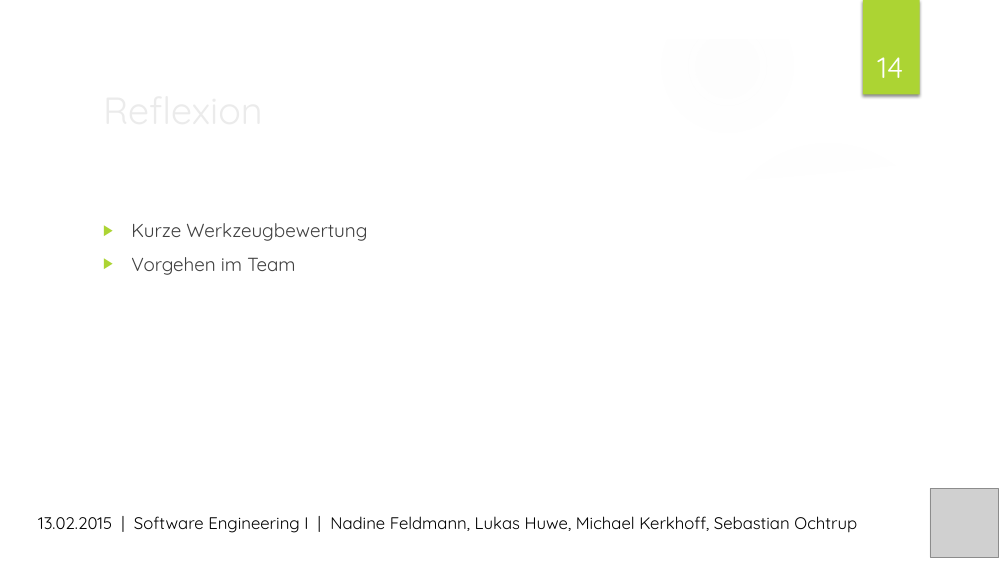
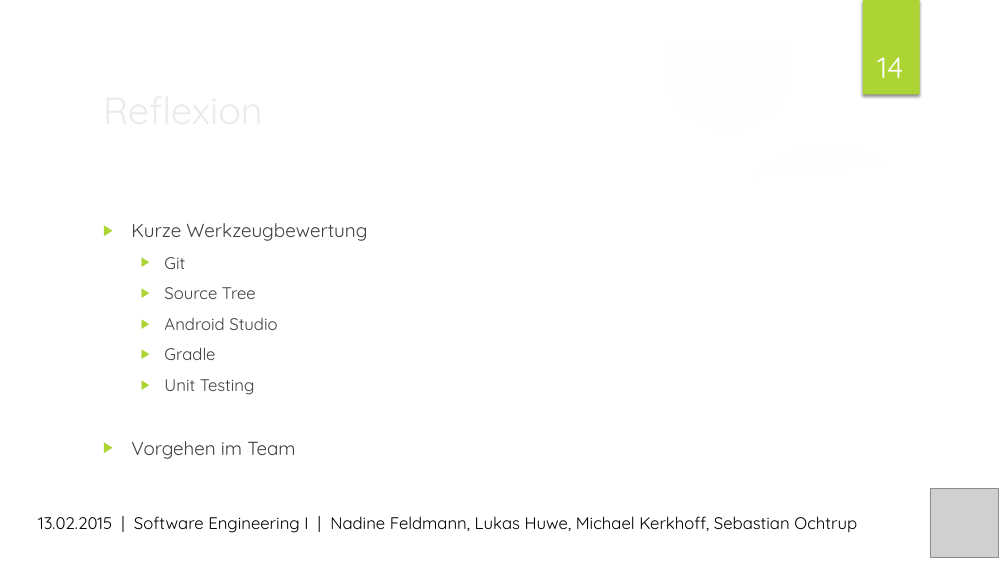
Before and after one commit to MrXXX92/pwsafe, a slide deck: slide 14 of Dokumentation/PWSafe Präsentation.pptx. Drawn at 1008x567 pixels with LibreOffice and Linux fonts; fonts in the diff are those of the drawing; grey boxes stand for pictures; background and template pictures are left out. Boxes give left, top, right and bottom in pixels: in the first picture for what was removed or moved away, otherwise in the second. Text is boxed around its words. In the diff, an @@ line names an element or a change of style, - is before the commit and + after.

```diff
--- a/Dokumentation/PWSafe Präsentation.pptx
+++ b/Dokumentation/PWSafe Präsentation.pptx
@@ text at (x1=164, y1=257, x2=277, y2=395): paragraphs added @@
+  ▶ Git
+  ▶ Source Tree
+  ▶ Android Studio
+  ▶ Gradle
+  ▶ Unit Testing
```
Also in this commit, not shown: 10 slides added.
